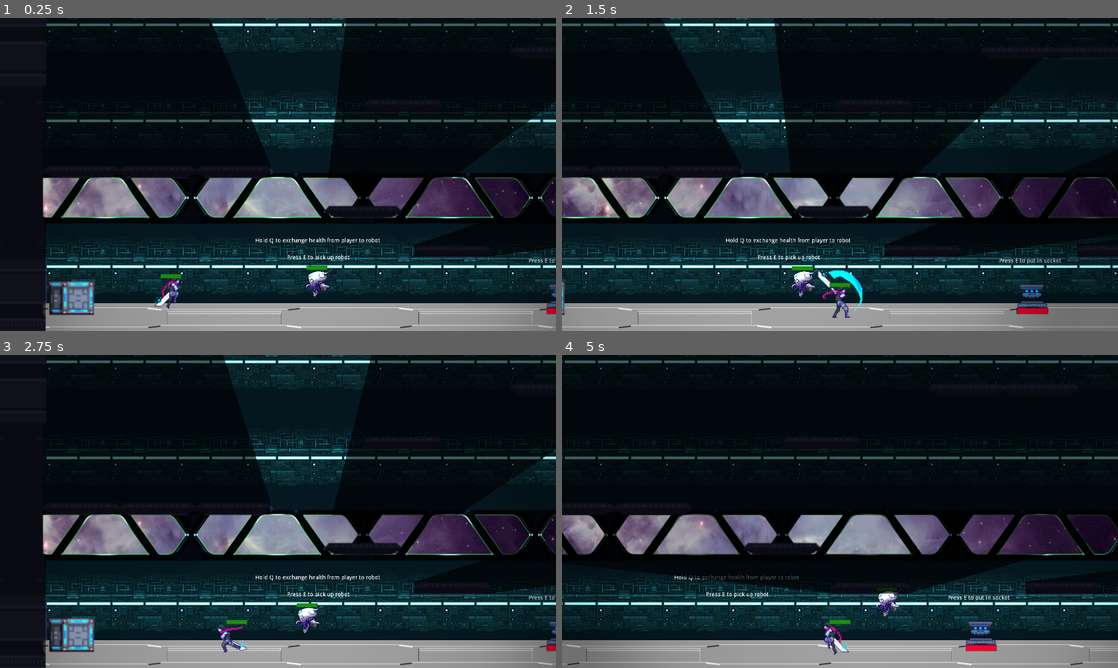
Above: before the commit, frames 1-4 (two rows, left to right).
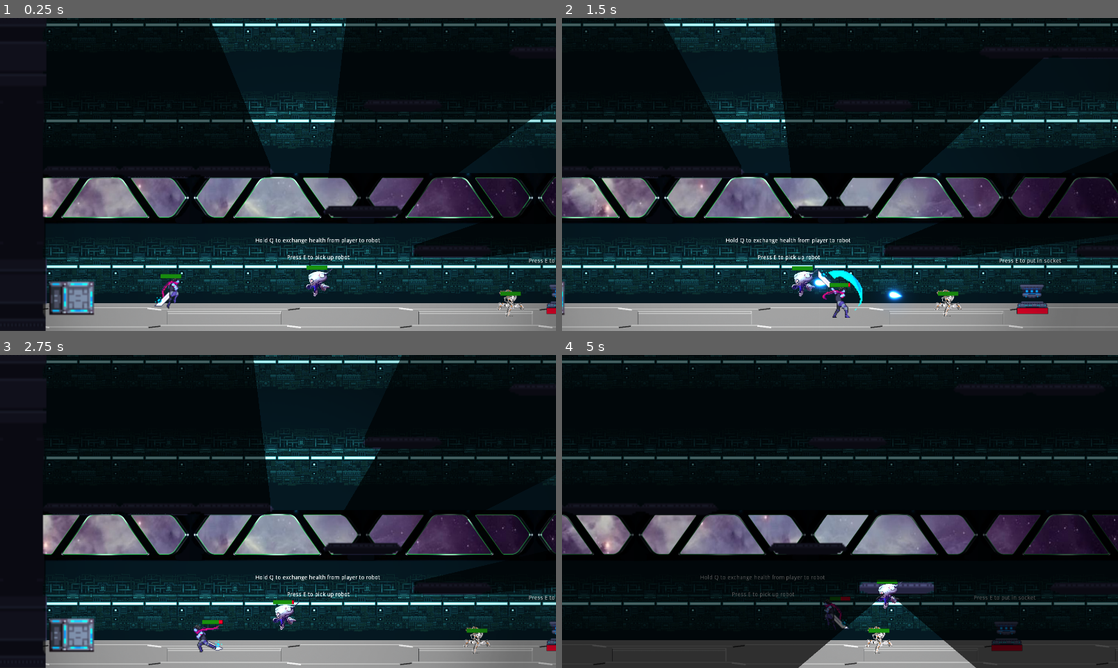
Above: after the commit, the same moments.

Repository: Desponark/The-Override
Game: Godot game, scene res://Game.tscn
Same seed, same stepped clock (60 frames per second), same inputs: the game is played once before the commit and once after it. The engine's default icon, where the game draws it, is replaced by a stand-in: a white triangle on a blue panel in a dark square.
Inputs:
- Up to frame 1 (0.25 s): no input
- Up to frame 2 (1.5 s): tap E (interact) at 0.5, 1.25 s; hold F (attack) 0.53-1.28 s; hold Right (ui_right) from 0.53 s (still down); tap Space (jump) at 0.77 s; tap F (attack) at 1.35 s
- Up to frame 3 (2.75 s): tap Space (jump) at 1.52 s; tap E (interact) at 2 s; release Right (ui_right) at 2.03 s; hold Left (ui_left) from 2.03 s (still down); hold Shift (dash) from 2.03 s (still down); tap F (attack) at 2.3 s
- Up to frame 4 (5 s): tap E (interact) at 2.75, 2.85, 3.5, 4.25 s; release Left (ui_left) at 2.78 s; release Shift (dash) at 2.78 s; hold Right (ui_right) 2.78-4.28 s; tap Space (jump) at 3.02, 3.77, 4.52 s; tap F (attack) at 3.05, 3.8, 4.35 s; hold Q (transferHealth) 3.53-4.28 s; hold Left (ui_left) from 4.28 s (still down)

The runs differ from the first frame. In frame 1, 0.2% of the frame differs, in the area x 89-95%, y 86-96%; in frame 2, 0.5%; in frame 3, 2.8%; in frame 4, 24%, in the area x 0-100%, y 0-100%.

Commit message:
- changed sound effects - fixed sound bugs

Diff:
--- a/Prototype2/assets/enemies/Enemy.gd
+++ b/Prototype2/assets/enemies/Enemy.gd
@@ -22,11 +22,12 @@
 	velocity = move_and_slide(velocity, upDirection)
 
 func takeDamage(damage):
+	print("hit")
+	$HitSound.play()
 	$VFXAnimationPlayer.play("hit")
 	EventBus.emit_signal("enemyWasHit")
 	if $HealthBar.has_method("subtractHealth"):
 		$HealthBar.subtractHealth(damage)
-		$HitSound.play()
 
 # move enemy towards the x direction of the given target
 func moveEnemyTowardsTarget(approachTarget):
@@ -64,7 +65,6 @@
 	var target = getPriorityTarget(rangedTargets)
 	if target != null:
 		$Gun.startShooting(target)
-		$ShootSound.play()
 
 func _on_RangedAggroZone_body_exited(body):
 	var found = rangedTargets.find(body)
--- a/Prototype2/assets/enemies/Enemy.tscn
+++ b/Prototype2/assets/enemies/Enemy.tscn
@@ -2,7 +2,7 @@
 
 [ext_resource path="res://assets/enemies/placeholderCrab.png" type="Texture" id=1]
 [ext_resource path="res://assets/enemies/loot/HealthDrop.tscn" type="PackedScene" id=2]
-[ext_resource path="res://Sounds/Enemy/Shoot.mp3" type="AudioStream" id=3]
+[ext_resource path="res://Sounds/Enemy/Shoot.wav" type="AudioStream" id=3]
 [ext_resource path="res://Sounds/Player/Footsteps/footstep04.ogg" type="AudioStream" id=4]
 [ext_resource path="res://assets/customNodes/HurtBox.gd" type="Script" id=5]
 [ext_resource path="res://assets/enemies/Enemy.gd" type="Script" id=6]
@@ -11,7 +11,7 @@
 [ext_resource path="res://assets/enemies/Gun.gd" type="Script" id=9]
 [ext_resource path="res://assets/projectiles/Projectile.tscn" type="PackedScene" id=10]
 [ext_resource path="res://assets/ui/HealthBar.tscn" type="PackedScene" id=11]
-[ext_resource path="res://Sounds/Enemy/Hit.wav" type="AudioStream" id=12]
+[ext_resource path="res://Sounds/Player/PunchMetallic.wav" type="AudioStream" id=12]
 
 [sub_resource type="ShaderMaterial" id=8]
 resource_local_to_scene = true
@@ -205,6 +205,10 @@
 script = ExtResource( 9 )
 projectile = ExtResource( 10 )
 
+[node name="ShootSound" type="AudioStreamPlayer2D" parent="Gun"]
+pause_mode = 1
+stream = ExtResource( 3 )
+
 [node name="MuzzlePosition" type="Position2D" parent="Gun"]
 position = Vector2( 50, 0 )
 
@@ -218,11 +222,7 @@
 margin_bottom = -9.0
 rect_scale = Vector2( 0.5, 0.5 )
 
-[node name="ShootSound" type="AudioStreamPlayer2D" parent="."]
-stream = ExtResource( 3 )
-
-[node name="HitSound" type="AudioStreamPlayer2D" parent="."]
-pause_mode = 1
+[node name="HitSound" type="AudioStreamPlayer" parent="."]
 stream = ExtResource( 12 )
 
 [node name="StepSound" type="AudioStreamPlayer2D" parent="."]
--- a/Prototype2/assets/enemies/Gun.gd
+++ b/Prototype2/assets/enemies/Gun.gd
@@ -15,6 +15,11 @@
 	target = null
 
 func shoot():
+	if $ShootSound.playing:
+		$ShootSound.stop()
+	else:
+		$ShootSound.play()
+	print("shoot")
 	look_at(target.global_position)
 
 	var newProjectile = projectile.instance()
--- a/Prototype2/assets/enemies/loot/HealthDrop.gd
+++ b/Prototype2/assets/enemies/loot/HealthDrop.gd
@@ -6,6 +6,6 @@
 
 
 func _on_Area2D_body_entered(body):
-	if body.has_method("takeDamage"):
-		body.takeDamage(-healAmount)
+	if body.has_method("gainHealth"):
+		body.gainHealth(healAmount)
 		queue_free()
--- a/Prototype2/assets/levels/LevelFelix.tscn
+++ b/Prototype2/assets/levels/LevelFelix.tscn
@@ -17,7 +17,8 @@
 [ext_resource path="res://assets/levels/Level Assets/Bar.tscn" type="PackedScene" id=15]
 [ext_resource path="res://assets/levels/Level Assets/Ceiling.tscn" type="PackedScene" id=16]
 [ext_resource path="res://EndGameScreen.tscn" type="PackedScene" id=17]
-[ext_resource path="res://Sounds/Environment/Ambient.ogg" type="AudioStream" id=18]
+[ext_resource path="res://Sounds/Environment/BackgroundFight.ogg" type="AudioStream" id=18]
+[ext_resource path="res://assets/enemies/Enemy.tscn" type="PackedScene" id=19]
 
 [sub_resource type="ShaderMaterial" id=2]
 resource_local_to_scene = true
@@ -767,6 +768,9 @@
 position = Vector2( 928, 0 )
 triggerScenes = [ NodePath("../Spawner"), NodePath("../Spawner2"), NodePath("../Door") ]
 
+[node name="Enemy" parent="Socket" instance=ExtResource( 19 )]
+position = Vector2( -106, -49 )
+
 [node name="Spawner" parent="." instance=ExtResource( 7 )]
 position = Vector2( -231, -426 )
 minSpawnRate = 5
@@ -837,7 +841,7 @@
 
 [node name="BackgroundMusic" type="AudioStreamPlayer" parent="."]
 stream = ExtResource( 18 )
-volume_db = -20.0
+volume_db = -19.697
 autoplay = true
 
 [connection signal="area_entered" from="FinishScreenTrigger" to="EndGameScreen" method="_on_FinishScreenTrigger_area_entered"]
--- a/Prototype2/assets/player/Player.gd
+++ b/Prototype2/assets/player/Player.gd
@@ -38,6 +38,7 @@
 func _unhandled_input(event):
 	if event.is_action_pressed("attack"):
 		$AnimationPlayer.play("attack")
+		#$PunchSound.play()
 
 	if event.is_action_pressed("transferHealth"):
 		isTransferingHealth = true
@@ -148,10 +149,14 @@
 
 # TODO: implement heal function
 func takeDamage(damage):
+	$HitSound.play()
 	$VFXAnimationPlayer.play("hit")
 	if $HealthBar.has_method("subtractHealth"):
 		$HealthBar.subtractHealth(damage)
 
+func gainHealth(healAmount):
+	if $HealthBar.has_method("addHealth"):
+		$HealthBar.addHealth(healAmount)
 # TODO: implement properly. temporarily added this in order to not trigger hit vfx when transfering health
 func transferHealth():
 	if isTransferingHealth and robotRef != null:
--- a/Prototype2/assets/player/Player.tscn
+++ b/Prototype2/assets/player/Player.tscn
@@ -11,6 +11,11 @@
 [ext_resource path="res://assets/ui/HealthBar.tscn" type="PackedScene" id=9]
 [ext_resource path="res://assets/player/InteractionBox.gd" type="Script" id=10]
 [ext_resource path="res://assets/player/Dash/Dash.gd" type="Script" id=11]
+[ext_resource path="res://Sounds/Player/Hit.wav" type="AudioStream" id=12]
+[ext_resource path="res://Sounds/Player/PunchMetallic.wav" type="AudioStream" id=13]
+[ext_resource path="res://Sounds/Player/Footsteps/footstep04.ogg" type="AudioStream" id=17]
+[ext_resource path="res://Sounds/Player/Footsteps/footstep05.ogg" type="AudioStream" id=18]
+[ext_resource path="res://Sounds/Player/Footsteps/footstep01.ogg" type="AudioStream" id=19]
 
 [sub_resource type="ShaderMaterial" id=10]
 resource_local_to_scene = true
@@ -108,10 +113,23 @@
 "update": 0,
 "values": [ false ]
 }
+tracks/7/type = "value"
+tracks/7/path = NodePath("StepSound:stream")
+tracks/7/interp = 1
+tracks/7/loop_wrap = true
+tracks/7/imported = false
+tracks/7/enabled = true
+tracks/7/keys = {
+"times": PoolRealArray( 0 ),
+"transitions": PoolRealArray( 1 ),
+"update": 0,
+"values": [ ExtResource( 19 ) ]
+}
 
 [sub_resource type="Animation" id=5]
 resource_name = "attack"
 length = 0.2
+step = 0.05
 tracks/0/type = "value"
 tracks/0/path = NodePath("Sprite:frame")
 tracks/0/interp = 1
@@ -440,6 +458,24 @@
 "transitions": PoolRealArray( 1 ),
 "update": 1,
 "values": [ Vector2( -9, 0 ) ]
+}
+tracks/4/type = "audio"
+tracks/4/path = NodePath("StepSound")
+tracks/4/interp = 1
+tracks/4/loop_wrap = true
+tracks/4/imported = false
+tracks/4/enabled = true
+tracks/4/keys = {
+"clips": [ {
+"end_offset": 0.0,
+"start_offset": 0.0,
+"stream": ExtResource( 17 )
+}, {
+"end_offset": 0.0,
+"start_offset": 0.0,
+"stream": ExtResource( 18 )
+} ],
+"times": PoolRealArray( 0, 0.45 )
 }
 
 [sub_resource type="Animation" id=11]
@@ -554,6 +590,19 @@
 [node name="GhostDuration" type="Timer" parent="Dash"]
 wait_time = 0.03
 
+[node name="HitSound" type="AudioStreamPlayer" parent="."]
+stream = ExtResource( 12 )
+volume_db = -10.0
+
+[node name="PunchSound" type="AudioStreamPlayer" parent="."]
+stream = ExtResource( 13 )
+
+[node name="StepSound" type="AudioStreamPlayer" parent="."]
+stream = ExtResource( 19 )
+
+[node name="Timer" type="Timer" parent="."]
+one_shot = true
+
 [connection signal="healthReachedZero" from="HealthBar" to="." method="_on_HealthBar_healthReachedZero"]
 [connection signal="area_entered" from="InteractionBox" to="InteractionBox" method="_on_InteractionBox_area_entered"]
 [connection signal="area_exited" from="InteractionBox" to="InteractionBox" method="_on_InteractionBox_area_exited"]
--- a/Prototype2/project.godot
+++ b/Prototype2/project.godot
@@ -44,7 +44,6 @@
 
 window/size/width=1920
 window/size/height=1080
-window/size/fullscreen=true
 window/stretch/mode="viewport"
 window/stretch/aspect="keep"
 
Not shown, added: Prototype2/Sounds/Enemy/Shoot.wav.import
Not shown, removed: Prototype2/Sounds/Environment/Ambient.ogg.import
Not shown, added: Prototype2/Sounds/Environment/BackgroundAmbient.ogg.import
Not shown, added: Prototype2/Sounds/Environment/BackgroundFight.ogg.import
Not shown: 1 places in Prototype2/assets/levels/LevelFelix.tscn that only renumber resources
Not shown: 1 places in Prototype2/assets/player/Player.tscn that only renumber resources
Not shown, added: Prototype2/Sounds/Enemy/Shoot.wav
Not shown, added: Prototype2/Sounds/Environment/BackgroundAmbient.ogg
Not shown, added: Prototype2/Sounds/Environment/BackgroundFight.ogg
